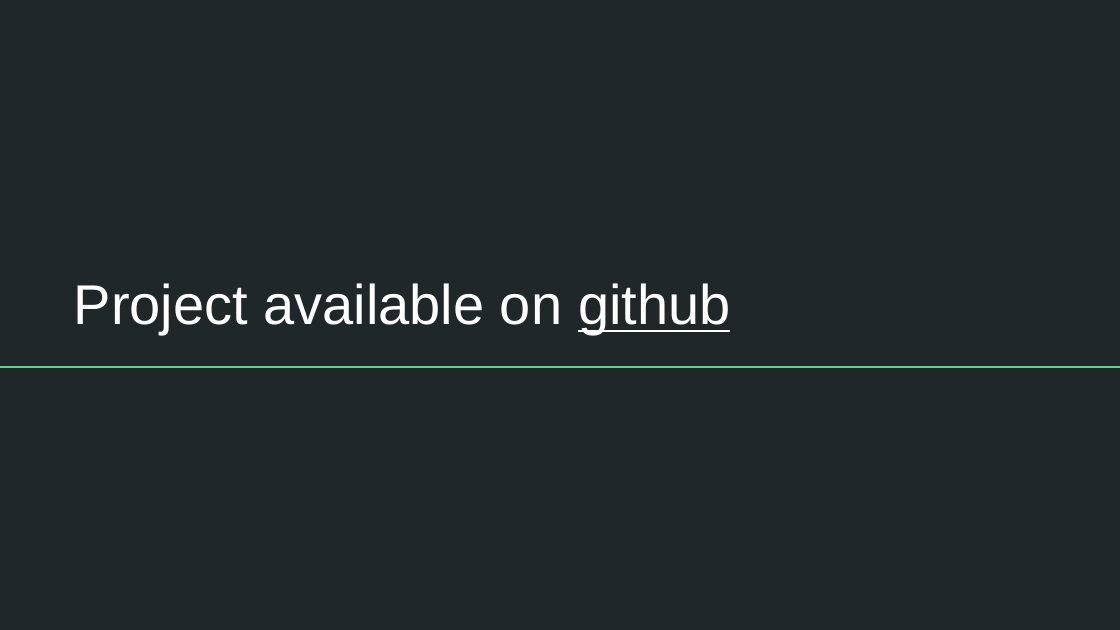
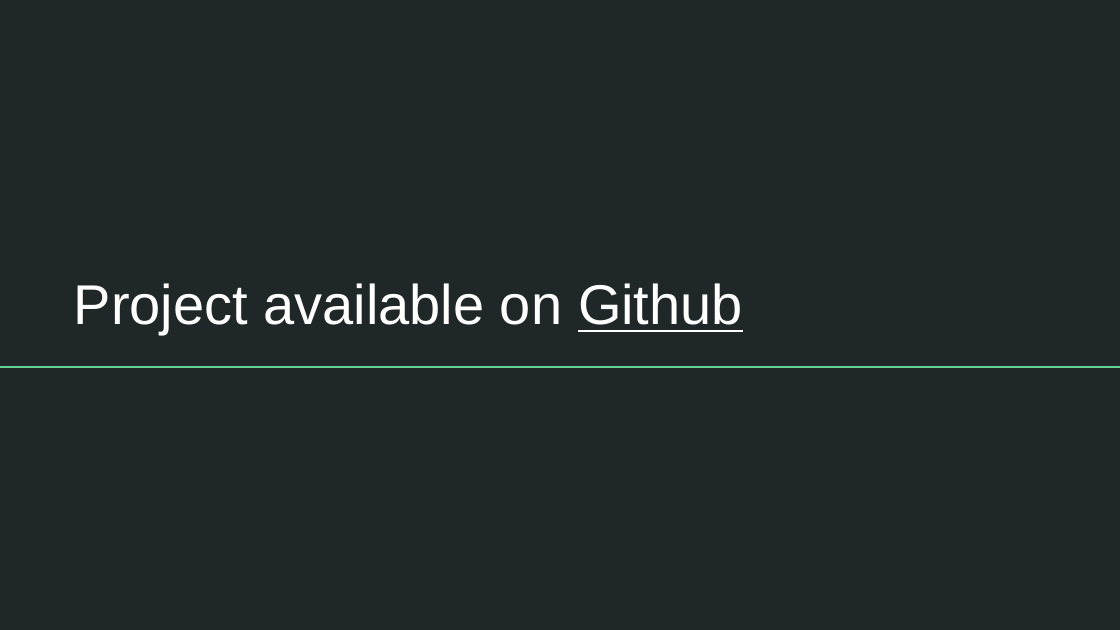
Before and after one commit to AshleyWWW/qhacks2019, a slide deck: slide 10 of Our Presentation.pptx. Drawn at 1120x630 pixels with LibreOffice and Linux fonts; fonts in the diff are those of the drawing. Boxes give left, top, right and bottom in pixels: in the first picture for what was removed or moved away, otherwise in the second. Text is boxed around its words. In the diff, an @@ line names an element or a change of style, - is before the commit and + after.

```diff
--- a/Our Presentation.pptx
+++ b/Our Presentation.pptx
@@ title at box(74, 283, 743, 334): text changed @@
-Project available on github
+Project available on Github
```
Also in this commit, not shown: 4 other slides changed.
